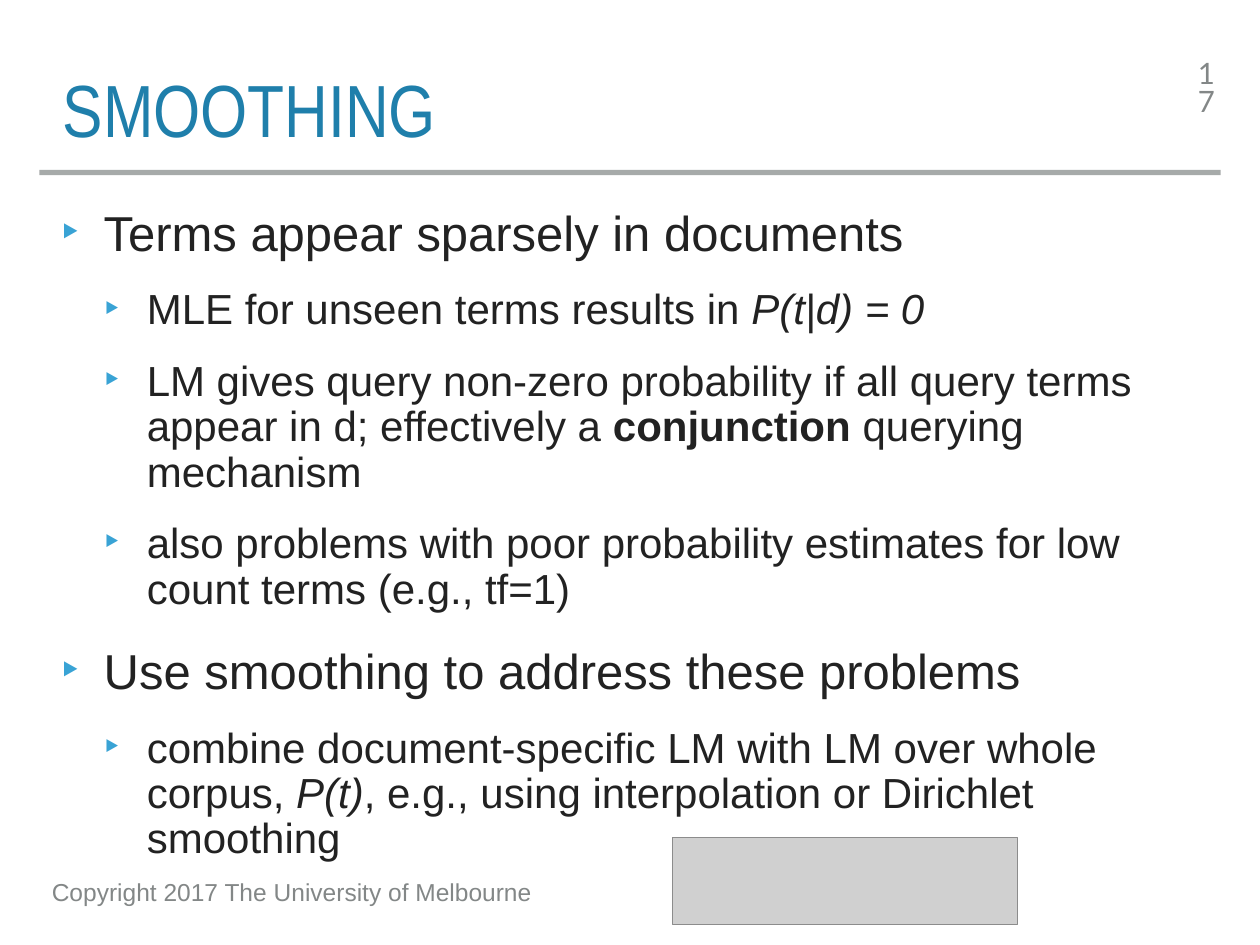
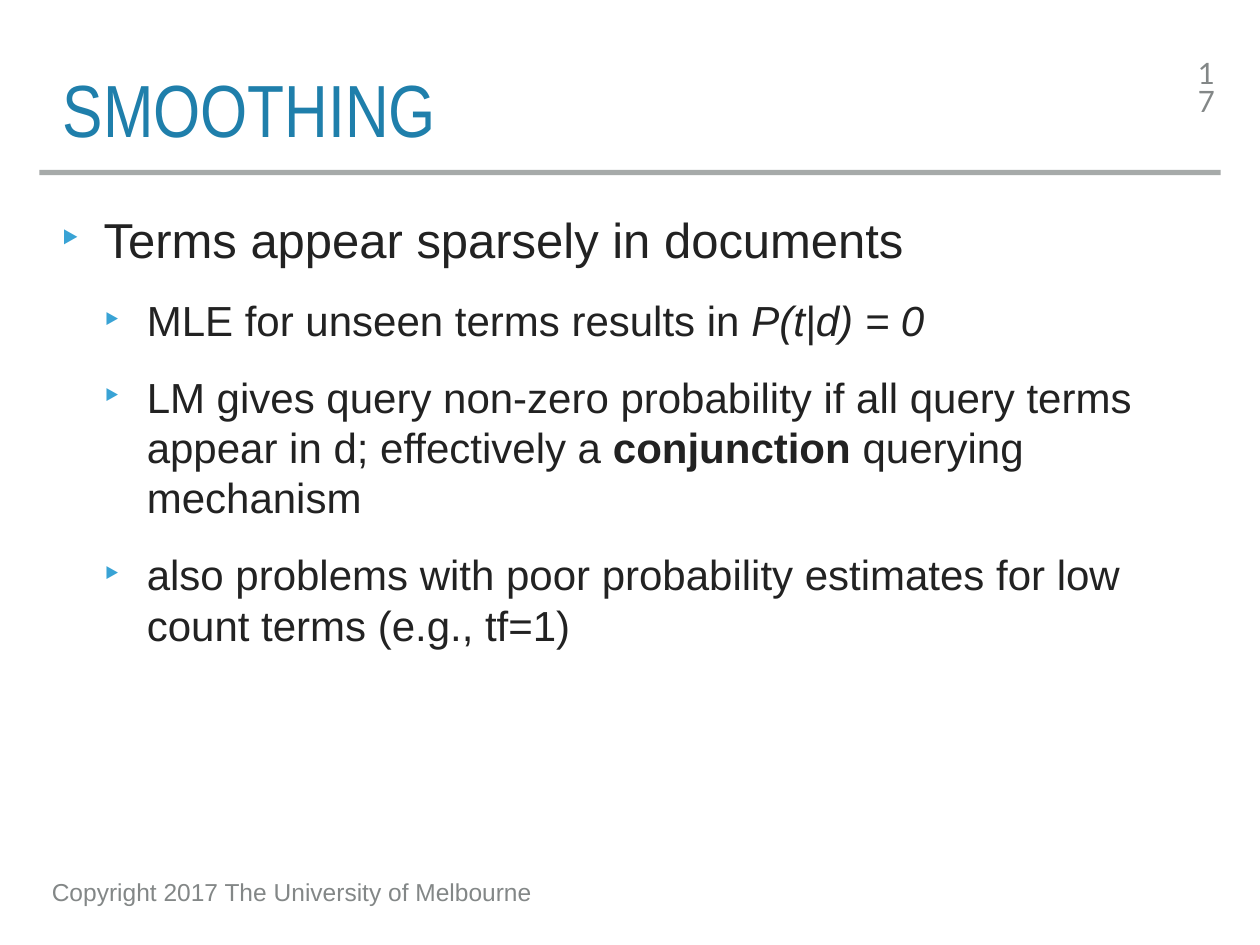
Before and after one commit to trevorcohn/comp90042, a slide deck: slide 17 of slides/WSTA_L17_bm25_lmir.pptx. Drawn at 1260x945 pixels with LibreOffice and Linux fonts; fonts in the diff are those of the drawing; grey boxes stand for pictures. Boxes give left, top, right and bottom in pixels: in the first picture for what was removed or moved away, otherwise in the second. Text is boxed around its words. In the diff, an @@ line names an element or a change of style, - is before the commit and + after.

```diff
--- a/slides/WSTA_L17_bm25_lmir.pptx
+++ b/slides/WSTA_L17_bm25_lmir.pptx
@@ text "Terms appear sparsely in documents" at (104,222,1132,649): line spacing 0.9 to 1 @@
@@ text at (104,653,1097,862): paragraphs removed @@
-‣ Use smoothing to address these problems
-  ‣ combine document-specific LM with LM over whole corpus, P(t), e.g., using interpolation or Dirichlet smoothing
@@ picture removed at (673,838,1018,925) @@
```
Also in this commit, not shown: 6 other slides changed, 1 slide added, 1 other file.
